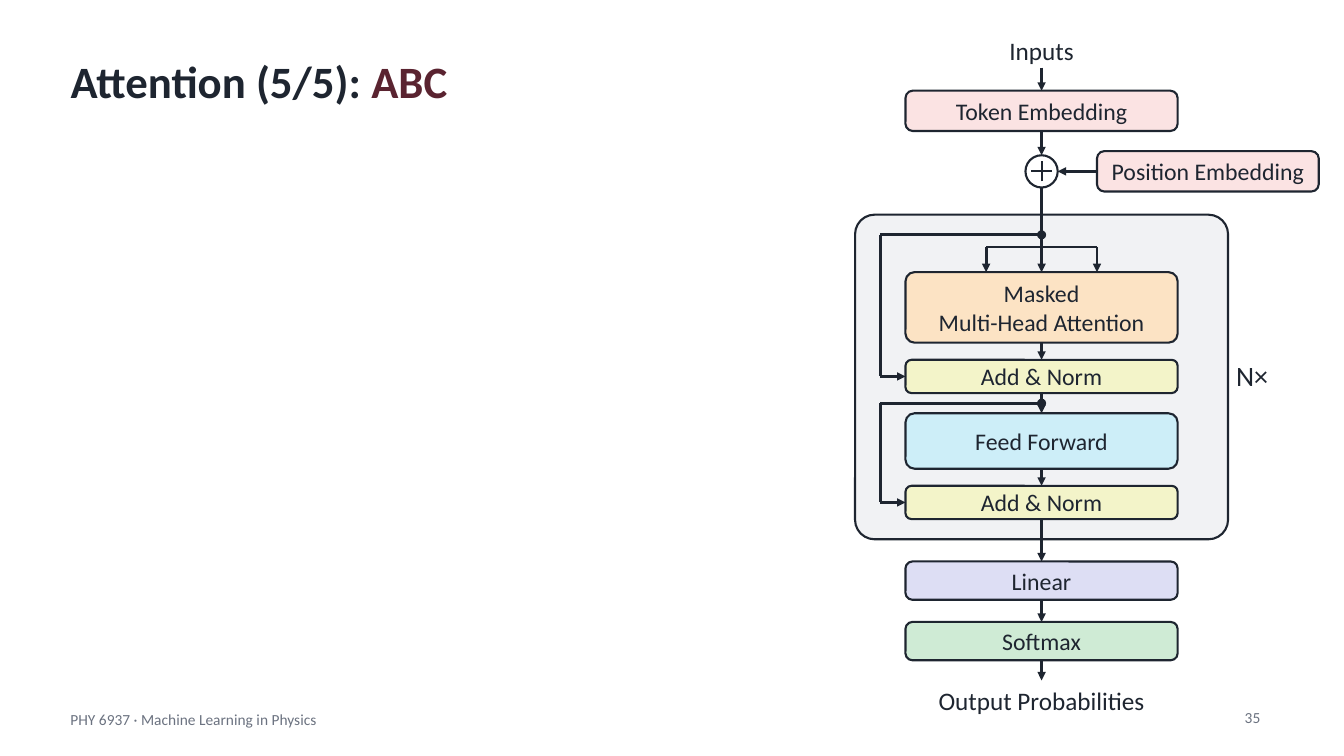
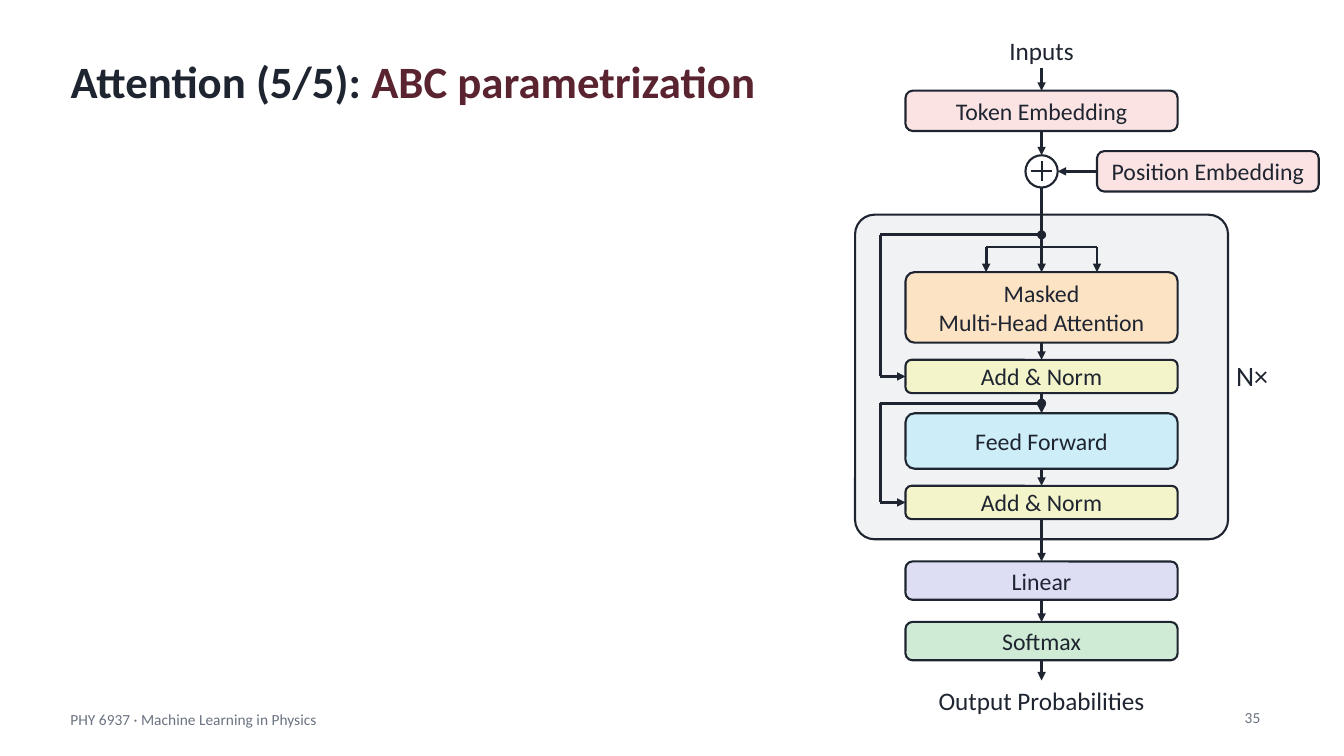
Before and after one commit to hbprosper/mlinphysics, a slide deck: slide 35 of Lectures/08.Transformers/Lecture_TNN.pptx. Drawn at 1344x756 pixels with LibreOffice and Linux fonts; fonts in the diff are those of the drawing; grey boxes stand for pictures. Boxes give left, top, right and bottom in pixels: in the first picture for what was removed or moved away, otherwise in the second. Text is boxed around its words. In the diff, an @@ line names an element or a change of style, - is before the commit and + after.

```diff
--- a/Lectures/08.Transformers/Lecture_TNN.pptx
+++ b/Lectures/08.Transformers/Lecture_TNN.pptx
@@ title at [71, 65, 755, 105]: text changed; text colour #1E2530 to #5A2330 @@
-Attention (5/5): ABC
+Attention (5/5): ABC parametrization
```
Also in this commit, not shown: 2 other slides changed, 1 other file.
